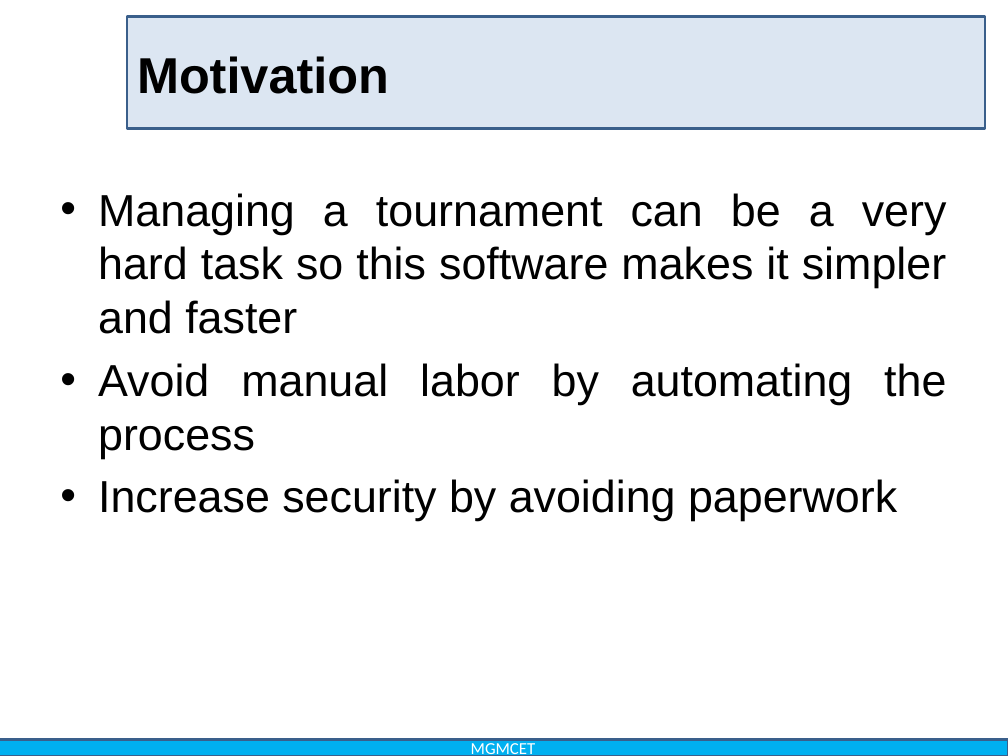
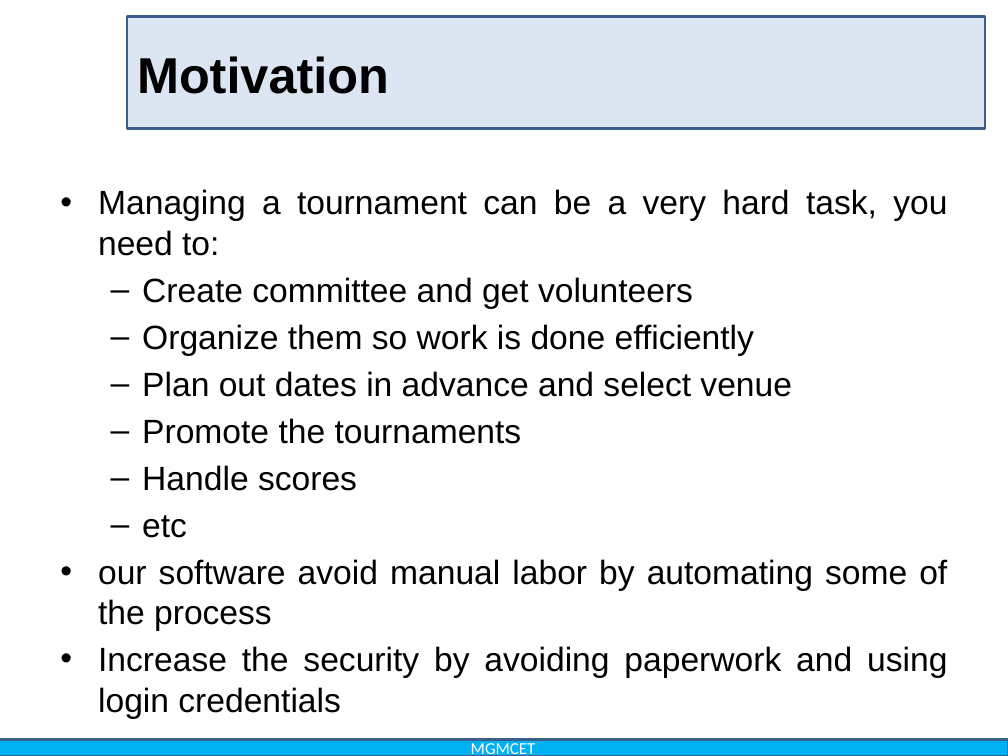
Before and after one commit to pawarherschel/college-project-docs, a slide deck: slide 5 of G3_36,39,28,09.pptx. Drawn at 1008x756 pixels with LibreOffice and Linux fonts; fonts in the diff are those of the drawing; background and template pictures are left out. Boxes give left, top, right and bottom in pixels: in the first picture for what was removed or moved away, otherwise in the second. Text is boxed around its words. In the diff, an @@ line names an element or a change of style, - is before the commit and + after.

Commit message:
ppt updated

```diff
--- a/G3_36,39,28,09.pptx
+++ b/G3_36,39,28,09.pptx
@@ text at [98, 189, 947, 719]: text changed; size 32 to 24 pt @@
-• Managing a tournament can be a very hard task so this software makes it simpler and faster
-• Avoid manual labor by automating the process
-• Increase security by avoiding paperwork
+• Managing a tournament can be a very hard task, you need to:
+  – Create committee and get volunteers
+  – Organize them so work is done efficiently
+  – Plan out dates in advance and select venue
+  – Promote the tournaments
+  – Handle scores
+  – etc
+• our software avoid manual labor by automating some of the process
+• Increase the security by avoiding paperwork and using login credentials
```
Also in this commit, not shown: 7 other slides changed, 2 slides added, 17 other files.
